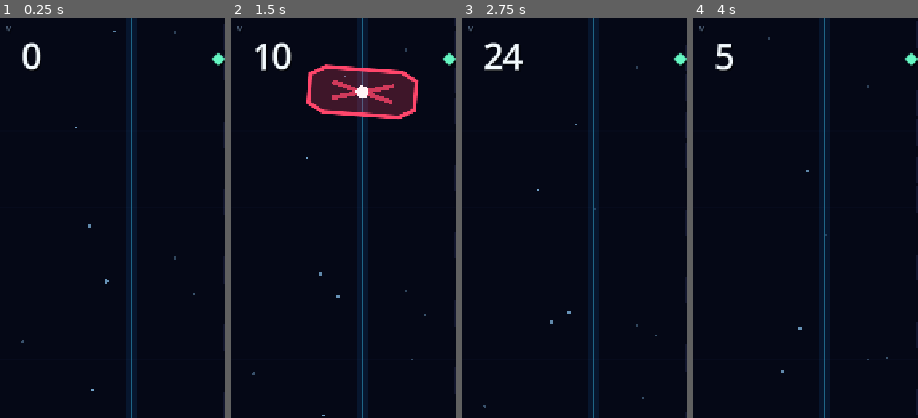
Above: before the commit, frames 1-4 (left to right).
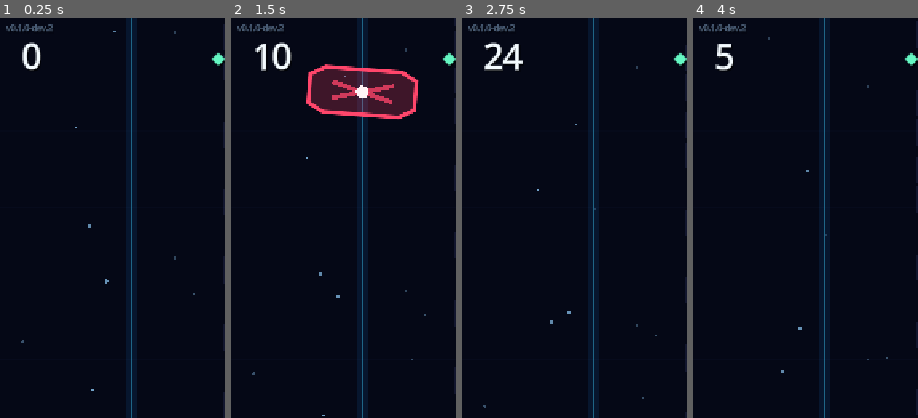
Above: after the commit, the same moments.

Repository: relijahbrewer01/Neon-Switch
Game: Godot game, scene res://scenes/main.tscn
Two runs of this game, one before a commit and one after it. Both use one fixed random seed, a clock stepped at 60 frames per second and the inputs below.
Inputs (mouse positions are % of the whole screen's width and height, from its top left):
- Up to frame 1 (0.25 s): no input
- Up to frame 2 (1.5 s): tap Enter at 0.5, 0.6, 1.35 s; move the mouse to (72, 45) at 0.52 s; click (72, 45) at 0.67 s; tap Space at 0.77 s; move the mouse to (30, 55) at 1.27 s; click (30, 55) at 1.42 s
- Up to frame 3 (2.75 s): tap Space at 1.52 s; move the mouse to (60, 28) at 2.02 s; tap Enter at 2.1 s; click (60, 28) at 2.17 s
- Up to frame 4 (4 s): move the mouse to (45, 70) at 2.77 s; tap Enter at 2.85, 3.5, 3.6 s; click (45, 70) at 2.92 s; tap Space at 3.02, 3.77 s; move the mouse to (80, 65) at 3.52 s; click (80, 65) at 3.67 s
The pictures show only the part of the screen within x 0-50%, y 0-50%; the shares and areas given below are measured in that part.

The runs differ from the first frame. In frame 1, 0.2% of the frame differs, in the area x 4-24%, y 1-4%; in frame 2, 0.2%; in frame 3, 0.2%; in frame 4, 0.2%.

Commit message:
chore: define canonical development version

Diff:
--- a/project.godot
+++ b/project.godot
@@ -11,6 +11,7 @@
 [application]
 
 config/name="Neon Switch"
+config/version="0.1.0-dev.2"
 run/main_scene="res://scenes/main.tscn"
 config/features=PackedStringArray("4.6", "GL Compatibility")
 config/icon="res://icon.svg"
